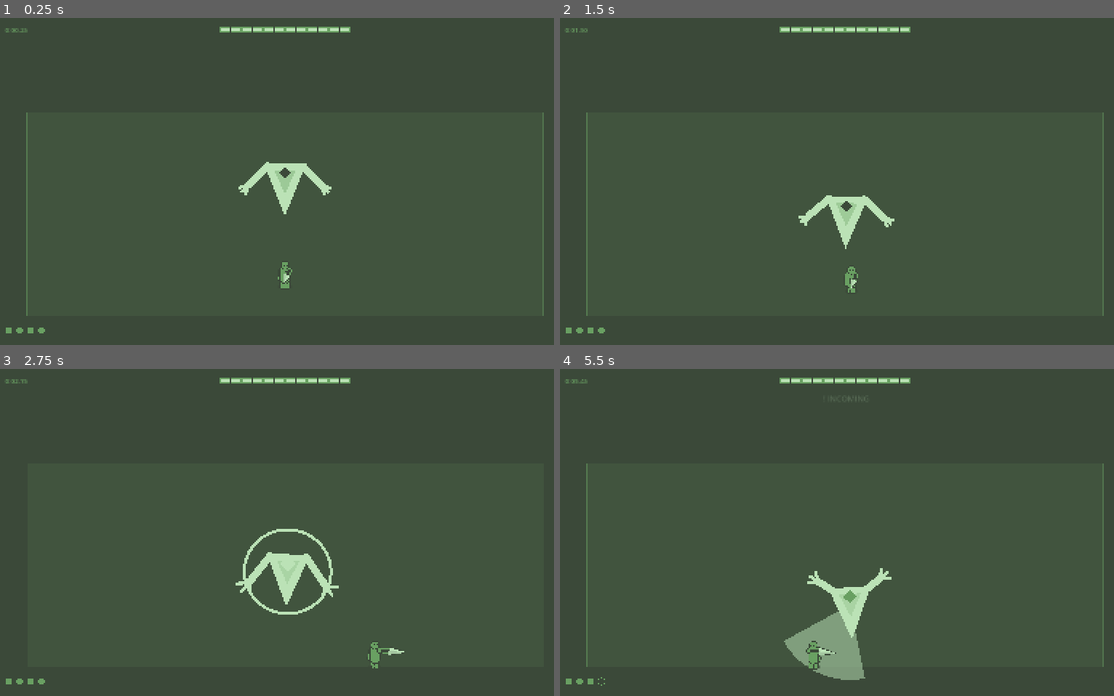
Above: before the commit, frames 1-4 (two rows, left to right).
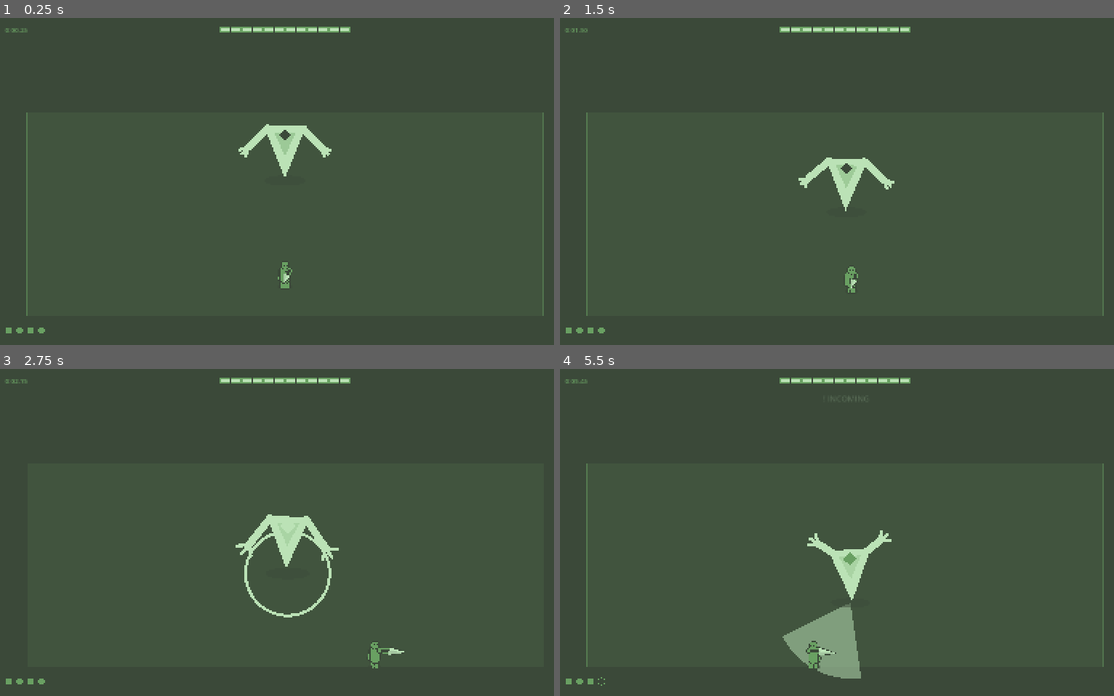
Above: after the commit, the same moments.

Repository: nrkahfirhmd/project-green-sapphire
Game: Godot game, scene res://scenes/main.tscn
Two runs of this game, one before a commit and one after it. Both use one fixed random seed, a clock stepped at 60 frames per second and the inputs below.
Inputs:
- Up to frame 1 (0.25 s): no input
- Up to frame 2 (1.5 s): hold D (move_right) 0.53-1.28 s; tap L (attack_heavy) at 0.6 s; hold S (move_down) from 1.28 s (still down); tap K (attack_light) at 1.35 s
- Up to frame 3 (2.75 s): release S (move_down) at 2.03 s; hold D (move_right) from 2.03 s (still down); tap Space (dodge) at 2.1 s
- Up to frame 4 (5.5 s): release D (move_right) at 2.78 s; hold W (move_up) 2.78-3.53 s; tap one key every 0.75 s from 2.85 s: L (attack_heavy) K (attack_light) Space (dodge) L (attack_heavy); hold A (move_left) 3.53-5.03 s; hold S (move_down) from 5.03 s (still down)

The runs differ from the first frame. In frame 1, 1.7% of the frame differs, in the area x 43-60%, y 32-60%; in frame 2, 1.7%; in frame 3, 2.1%, in the area x 42-62%, y 44-76%; in frame 4, 1.8%.

Commit message:
feat: sit the boss on the floor and give it a shadow
The boss body is drawn lifted by LIFT so the point of the prism hangs just
above its own position, which is now its spot on the floor rather than its
middle. Its telegraph shapes and every hit test stay down at that floor
position, so a slam cone spreads out from under the boss instead of from
its chest, and reaching the shadow is what puts you in range.

The floor shadow shrinks as the body bobs up and as it dies.

Diff:
--- a/scripts/boss.gd
+++ b/scripts/boss.gd
@@ -12,6 +12,10 @@
 const PHASE2_AT := 6
 
 const RADIUS := 46.0                 # body half-width, for hit math
+# The camera looks down at ~60 degrees, so global_position is the boss's point
+# on the floor and the body is drawn above it. Telegraphs and hit math stay on
+# the floor at the origin; only the body is lifted.
+const LIFT := Vector2(0, -104)
 const MOVE_SPEED := 70.0             # slow drift toward player when idle
 
 # Per-attack tuning. Phase 2 multiplies windup/recover by PHASE2_SPEED.
@@ -327,11 +331,16 @@
 		var jf := _flash * 30.0
 		off += Vector2(randf_range(-jf, jf), randf_range(-jf, jf))
 
-	draw_set_transform(off, rot, sq)
-
-	# telegraph shapes first (under body), Pale Jade, alpha rising with _eye_t
+	# telegraph shapes and the floor shadow both lie on the ground at the boss's
+	# own position, so they are drawn before the body is lifted
 	if state == State.TELEGRAPH or state == State.ATTACK:
 		_draw_telegraph()
+	var shrink := 1.0 - 0.07 * sin(_bob * rate)
+	if state == State.DEAD:
+		shrink *= maxf(0.0, 1.0 - _death_t * 1.1)
+	draw_colored_polygon(Game.ellipse(58.0 * shrink, 15.0 * shrink), Color(Game.DEEP_MOSS, 0.5))
+
+	draw_set_transform(off + LIFT, rot, sq)
 
 	# arms: anticipation lift plus an idle sway that dies out as they raise;
 	# fingers splay wider and reach further the closer the attack gets
